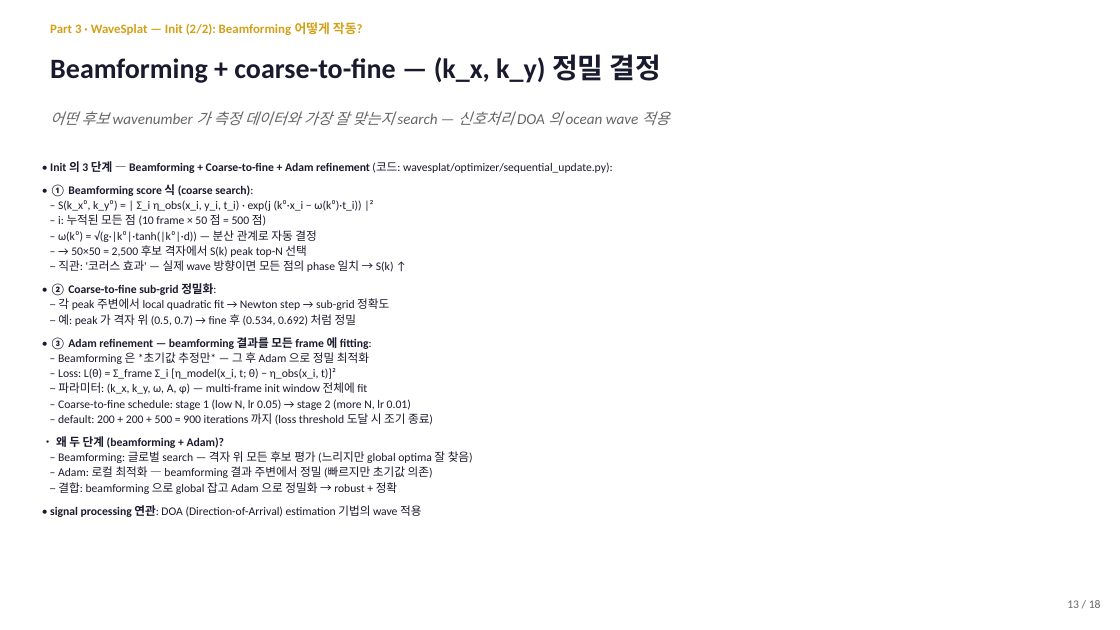
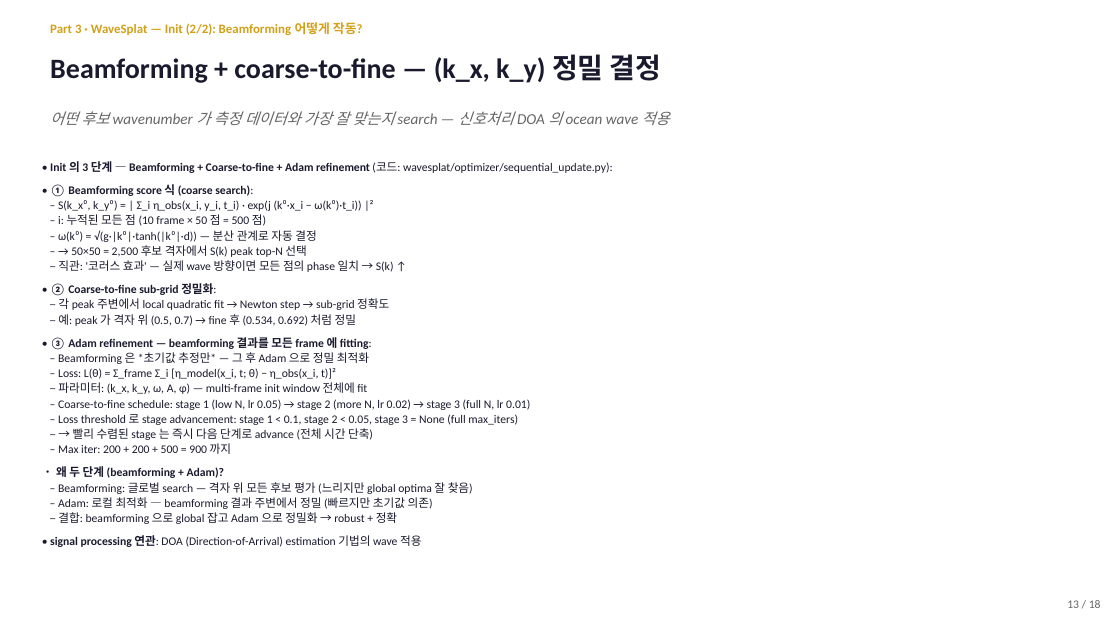
Before and after one commit to SAEYONGPARK94/wavesplat, a slide deck: slide 13 of wavesplat/docs/labmeeting_2026_05_13.pptx. Drawn at 1120x630 pixels with LibreOffice and Linux fonts; fonts in the diff are those of the drawing. Boxes give left, top, right and bottom in pixels: in the first picture for what was removed or moved away, otherwise in the second. Text is boxed around its words. In the diff, an @@ line names an element or a change of style, - is before the commit and + after.

```diff
--- a/wavesplat/docs/labmeeting_2026_05_13.pptx
+++ b/wavesplat/docs/labmeeting_2026_05_13.pptx
@@ text at [58,399,530,454]: text changed @@
-– Coarse-to-fine schedule: stage 1 (low N, lr 0.05) → stage 2 (more N, lr 0.01)
-– default: 200 + 200 + 500 = 900 iterations 까지 (loss threshold 도달 시 조기 종료)
+– Coarse-to-fine schedule: stage 1 (low N, lr 0.05) → stage 2 (more N, lr 0.02) → stage 3 (full N, lr 0.01)
+– Loss threshold 로 stage advancement: stage 1 < 0.1, stage 2 < 0.05, stage 3 = None (full max_iters)
+– → 빨리 수렴된 stage 는 즉시 다음 단계로 advance (전체 시간 단축)
+– Max iter: 200 + 200 + 500 = 900 까지
```
Also in this commit, not shown: 5 other slides changed, 2 other files.
